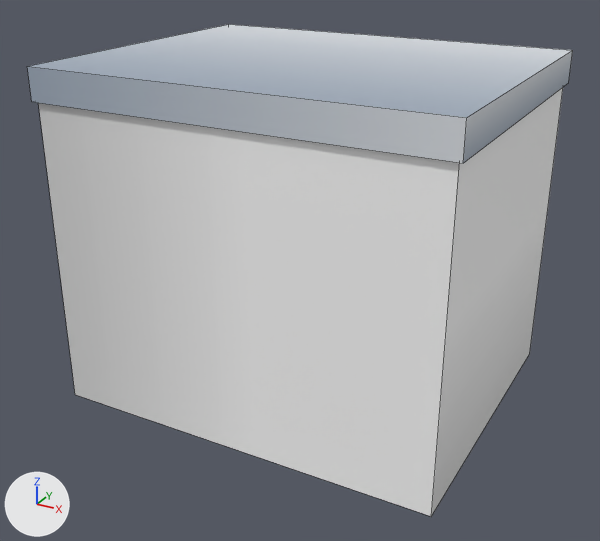
The FBX model art/export/dt_earbud_case.fbx as it was, and as the next commit left it.
The view is the same before and after, from a camera (50 mm lens) standing at (0.459, -0.869, 0.583) and looking at (-0.004, -0.027, 0.162). Lighting does not change. The marker at lower left points along +X, +Y and +Z. The older version comes first. Mesh edges are drawn as thin lines.

The first picture shows 'dt_earbud_case'.
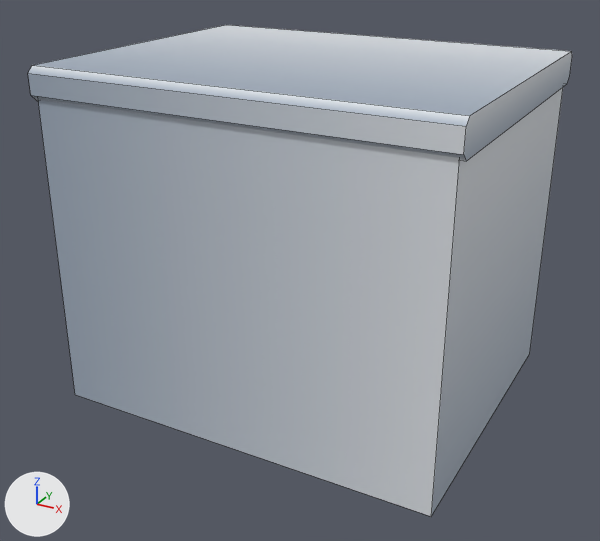
Patch to the scene script:
```diff
--- a/art/export/dt_earbud_case.fbx.py
+++ b/art/export/dt_earbud_case.fbx.py
@@ me_dt_earbud_case @@
 # used by ob_dt_earbud_case; location = (0.0, 0.0, 0.0)
-me_dt_earbud_case.from_pydata(...)  # 16 vertices, 12 faces; spans x -0.25..0.25, y -0.201..0.201, z 0.0..0.422
+me_dt_earbud_case.from_pydata(...)  # 24 vertices, 16 faces; spans x -0.25..0.25, y -0.201..0.201, z 0.0..0.422
+# me_dt_earbud_case part 1: the loose piece of 8 vertices spanning x -0.25..0.25, y -0.201..0.201, z 0.382..0.422 is rebuilt with 16 vertices and now spans x -0.25..0.25, y -0.201..0.201, z 0.382..0.422
+# me_dt_earbud_case part 2: 6 kept faces spanning x -0.245..0.245, y -0.196..0.196, z 0.0..0.392 get new texture (UV) coordinates
 me_dt_earbud_case.materials.append(mat_palette)
```

Pixel boxes [x1, y1, x2, y2] of what changed, in the pictures (600 x 541 px):
'dt_earbud_case', reshaped: before [27, 24, 573, 516]; after [28, 25, 572, 516]
part 1 of me_dt_earbud_case, rebuilt: before [27, 24, 573, 163]; after [28, 25, 572, 161]
part 2 of me_dt_earbud_case, surface changed: [38, 87, 563, 516] in both
